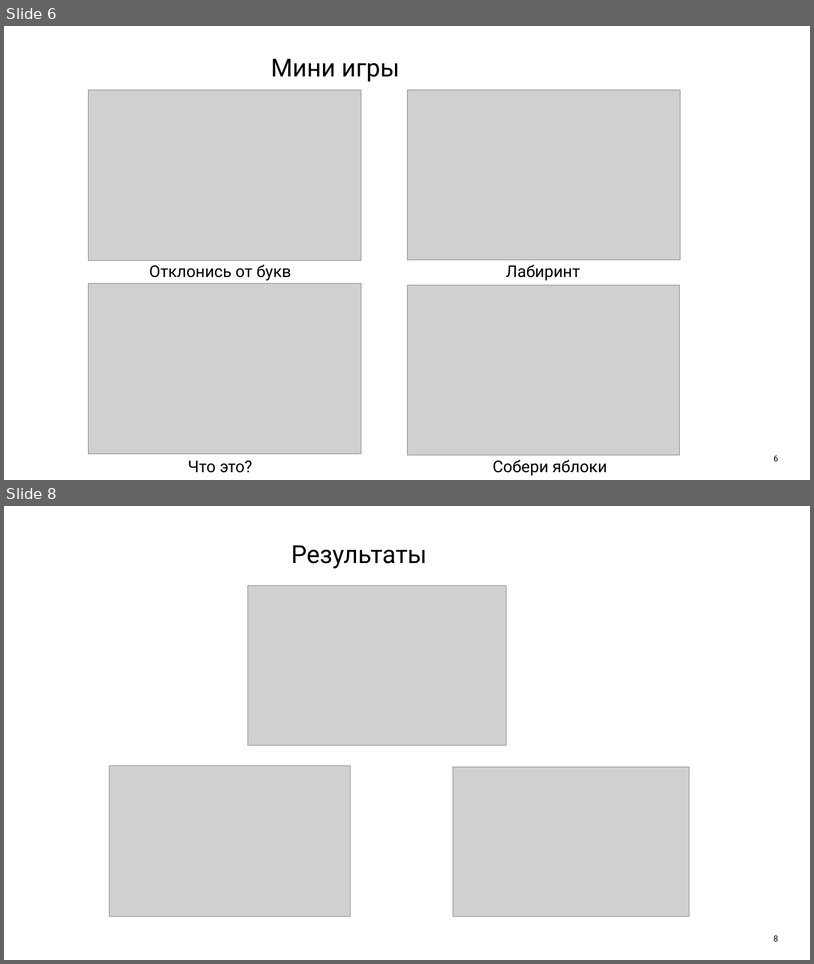
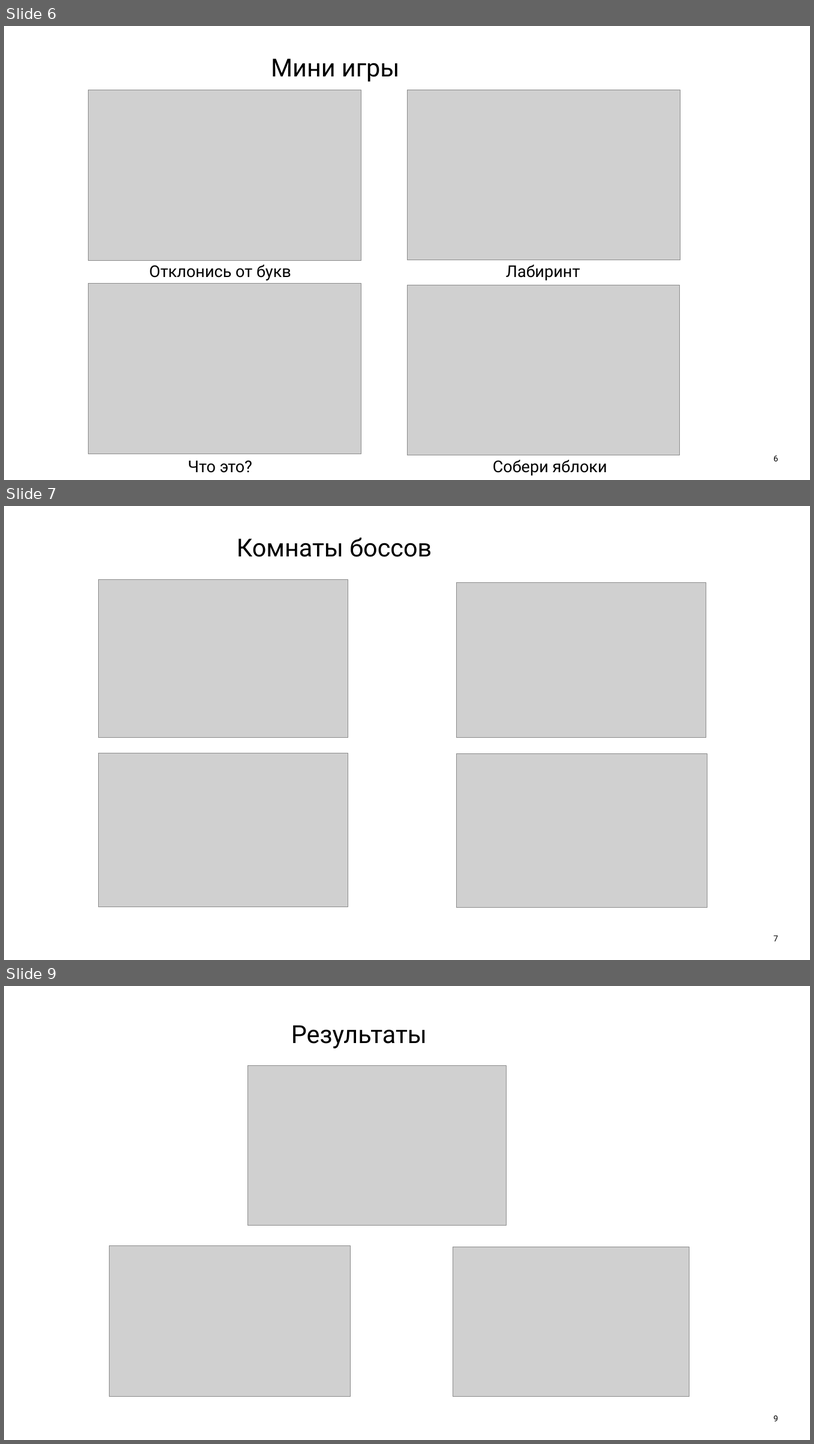
Before and after one commit to mario12508/Entangled-Tale-pygame-project, a slide deck: Презентация.pptx. Shown one above the other, each under a label of ours: slides 6 and 8 before the commit, slides 6, 7 and 9 after it; the slides between them are not shown. The pictures are 814x964 and 814x1444 pixels, drawn with LibreOffice and Linux fonts; fonts in the diff are those of the drawing; grey boxes stand for pictures. Boxes give left, top, right and bottom in pixels: in the first picture for what was removed or moved away, otherwise in the second. Text is boxed around its words. In the diff, an @@ line names an element or a change of style, - is before the commit and + after.

```diff
--- a/Презентация.pptx
+++ b/Презентация.pptx
@@ slide 7 added at box(4, 506, 810, 960), background #FFFFFF @@
@@ title added at box(237, 537, 432, 557), 42 pt, text #000000 @@
+Комнаты боссов
@@ picture added at box(98, 580, 348, 738) @@
@@ picture added at box(457, 583, 707, 738) @@
@@ picture added at box(98, 753, 348, 907) @@
@@ picture added at box(456, 753, 707, 907) @@
@@ page number added at box(774, 935, 779, 941), 14 pt, text #000000 @@
+7
@@ what was slide 8 is now slide 9 @@
@@ page number at box(774, 1415, 779, 1421): text changed @@
-8
+9
```
Also in this commit, not shown: 1 other slide added, 1 slide removed.
